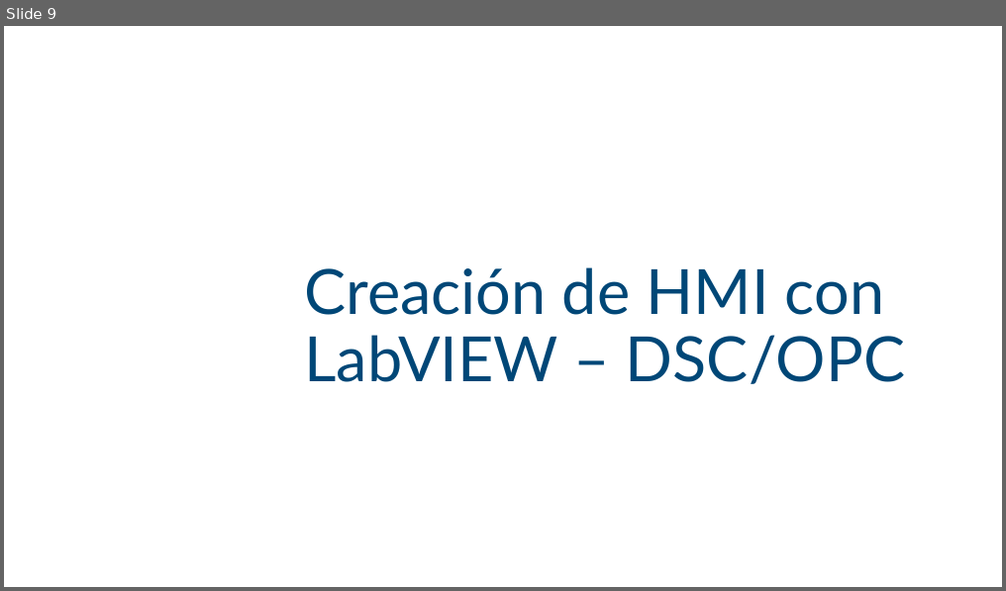
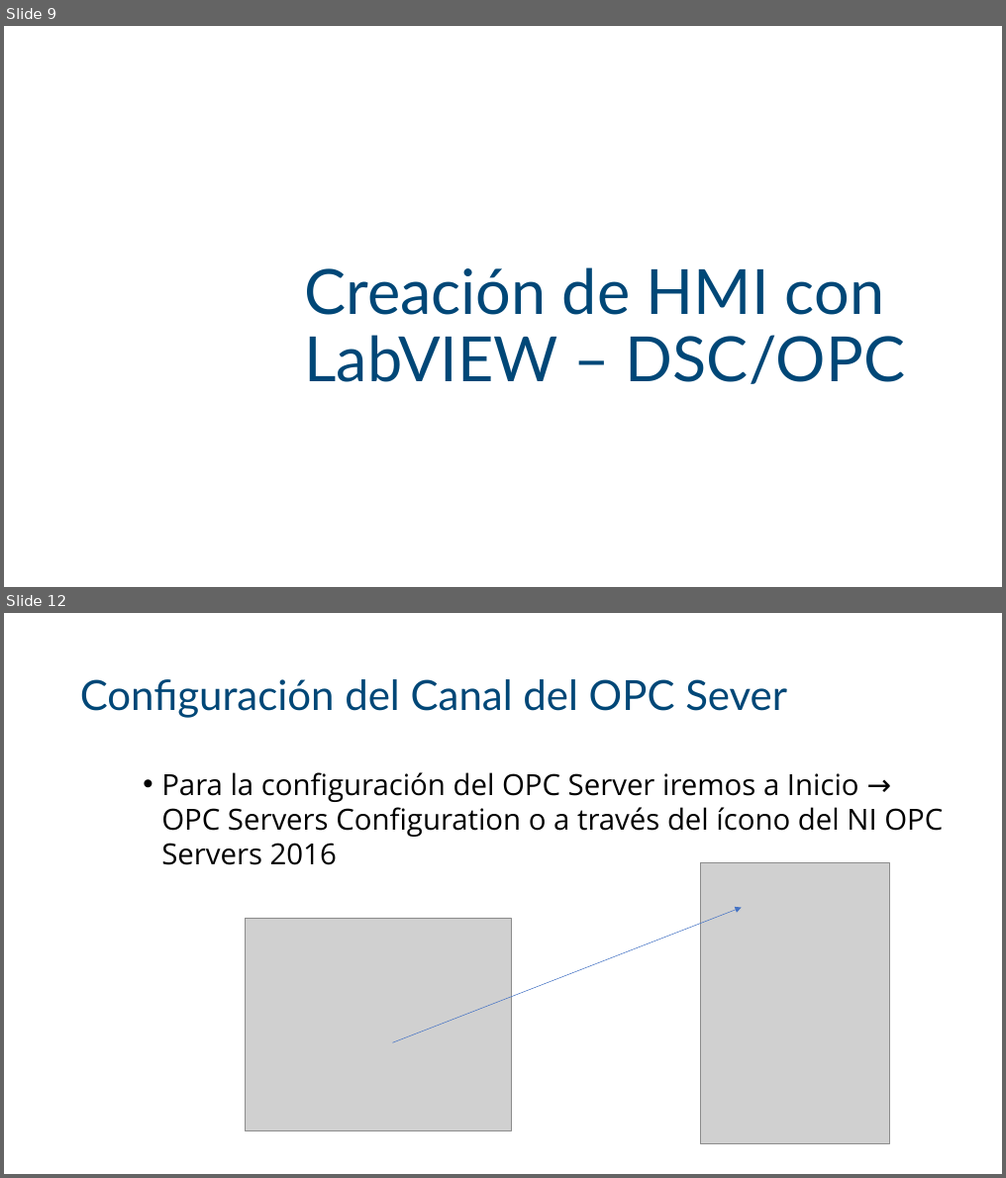
Before and after one commit to cjuarezramos/HMILabVIEW, a slide deck: Creación de HMI.pptx. Shown one above the other, each under a label of ours: slide 9 before the commit, slides 9 and 12 after it; the slides between them are not shown. The pictures are 1006x591 and 1006x1178 pixels, drawn with LibreOffice and Linux fonts; fonts in the diff are those of the drawing; grey boxes stand for pictures; background and template pictures are left out. Boxes give left, top, right and bottom in pixels: in the first picture for what was removed or moved away, otherwise in the second. Text is boxed around its words. In the diff, an @@ line names an element or a change of style, - is before the commit and + after.

```diff
--- a/Creación de HMI.pptx
+++ b/Creación de HMI.pptx
@@ slide 12 added at box(4, 613, 1002, 1174), background #FFFFFF @@
@@ title added at box(80, 679, 787, 718), 40 pt, text #004777 @@
+Configuración del Canal del OPC Sever
@@ text added at box(161, 772, 943, 865), 28 pt, text #000000 @@
+• Para la configuración del OPC Server iremos a Inicio → OPC Servers Configuration o a través del ícono del NI OPC Servers 2016
@@ picture added at box(701, 863, 890, 1145) @@
@@ arrow added from (392, 1043) to (742, 908), #4472C4 0.5 pt @@
@@ picture added at box(245, 918, 512, 1131) @@
```
Also in this commit, not shown: 33 other slides added, 1 slide removed.
